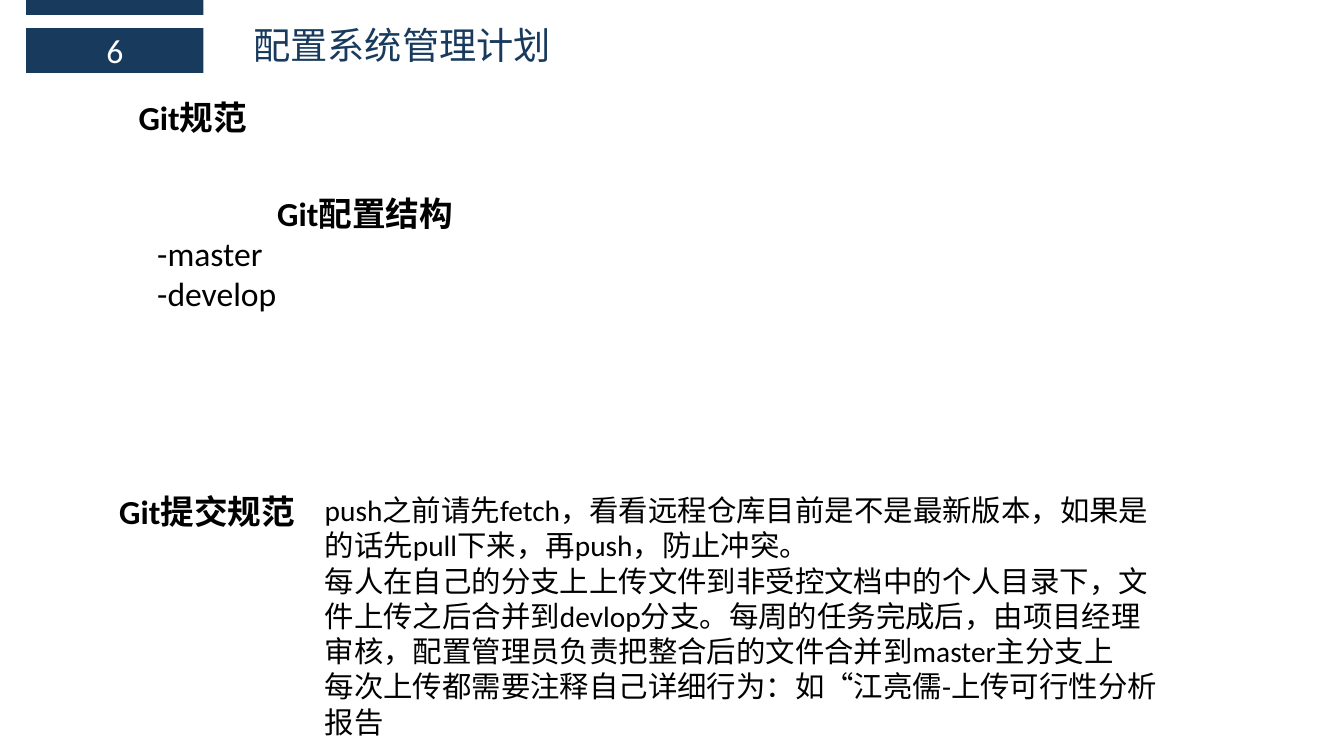
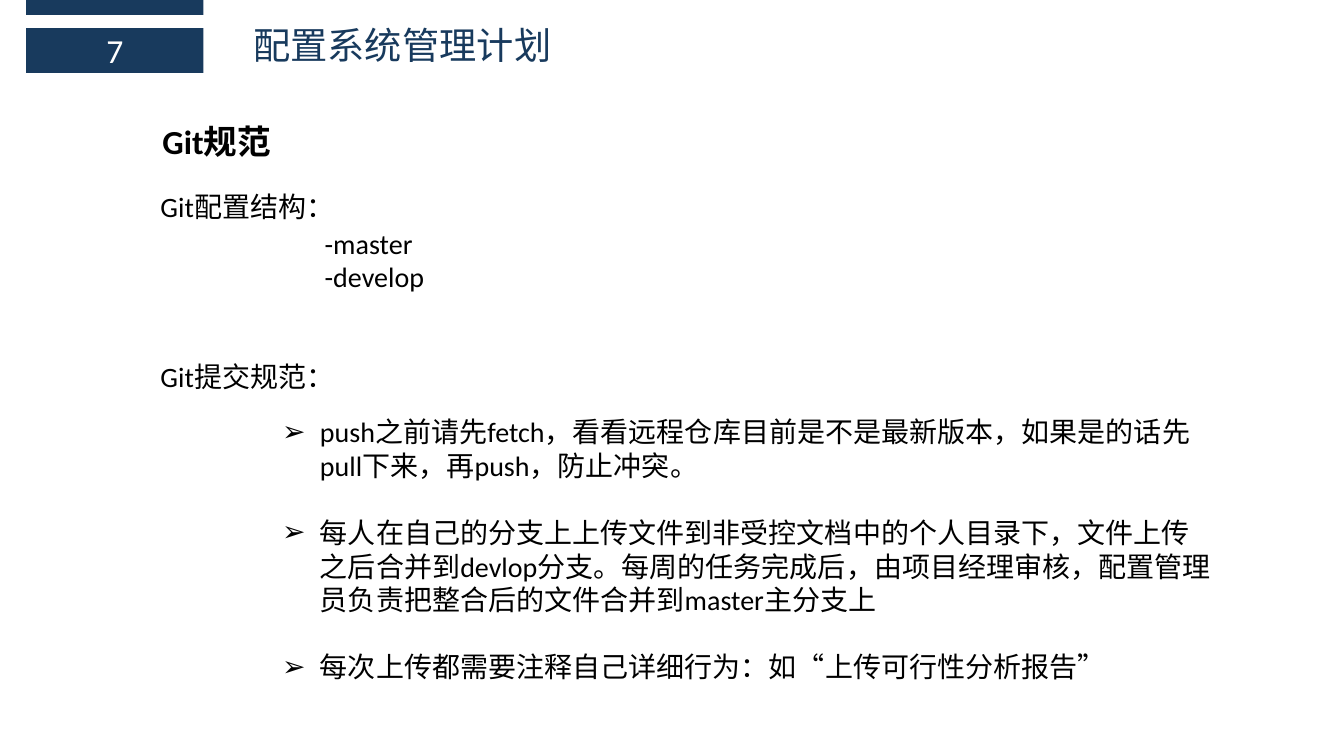
Before and after one commit to boboHh/AssistantTeaching, a slide deck: slide 28 of 受控文档/03-需求工程项目计划/PRD2018-G11-需求工程项目计划PPT.pptx (slide 26 before the commit). Drawn at 1344x756 pixels with LibreOffice and Linux fonts; fonts in the diff are those of the drawing. Boxes give left, top, right and bottom in pixels: in the first picture for what was removed or moved away, otherwise in the second. Text is boxed around its words. In the diff, an @@ line names an element or a change of style, - is before the commit and + after.

```diff
--- a/受控文档/03-需求工程项目计划/PRD2018-G11-需求工程项目计划PPT.pptx
+++ b/受控文档/03-需求工程项目计划/PRD2018-G11-需求工程项目计划PPT.pptx
@@ text in rectangle at bbox=[106, 41, 123, 63]: text changed @@
-6
+7
@@ text "Git规范": place and size @@
-text "Git规范" at bbox=[139, 103, 248, 133]
+text "Git规范" at bbox=[162, 127, 271, 157]
@@ text added at bbox=[160, 194, 334, 220], 20 pt, text #000000 @@
+Git配置结构：
@@ text at bbox=[325, 236, 424, 292]: paragraph removed @@
-    Git配置结构
@@ text "-master": place and size @@
-text "-master" at bbox=[157, 244, 276, 312]
+text "-master" at bbox=[325, 236, 424, 292]
@@ text "-master" at bbox=[325, 236, 424, 292]: size 24 to 20 pt @@
@@ text at bbox=[160, 364, 334, 389]: text changed; size 24 to 20 pt; bold off @@
-    Git提交规范
+Git提交规范：
@@ text "push之前请先fetch，看看远程仓库目前是不是最新版本，如果是的话先pull下来，再push，防止冲突。": place and size @@
-text "push之前请先fetch，看看远程仓库目前是不是最新版本，如果是的话先pull下来，再push，防止冲突。" at bbox=[325, 497, 1157, 736]
+text "push之前请先fetch，看看远程仓库目前是不是最新版本，如果是的话先pull下来，再push，防止冲突。" at bbox=[320, 419, 1211, 680]
@@ text at bbox=[320, 419, 1211, 613]: size 21 to 20 pt in "push之前请先fetch，看看远程仓库目前是不是最新版本，如果是的话先pull下来，再push，防止冲突。", "每人在自己的分支上上传文件到非受控文档中的个人目录下，文件上传之后合并到devlop分支。每周的任务完成后，由项目经理审 ..."; bullet none to ➢ @@
@@ text at bbox=[320, 653, 1106, 680]: text changed; size 21 to 20 pt @@
-每次上传都需要注释自己详细行为：如“江亮儒-上传可行性分析报告
+➢ 每次上传都需要注释自己详细行为：如“上传可行性分析报告”
```
Also in this commit, not shown: 6 other slides changed, 2 slides added, 1 other file.
